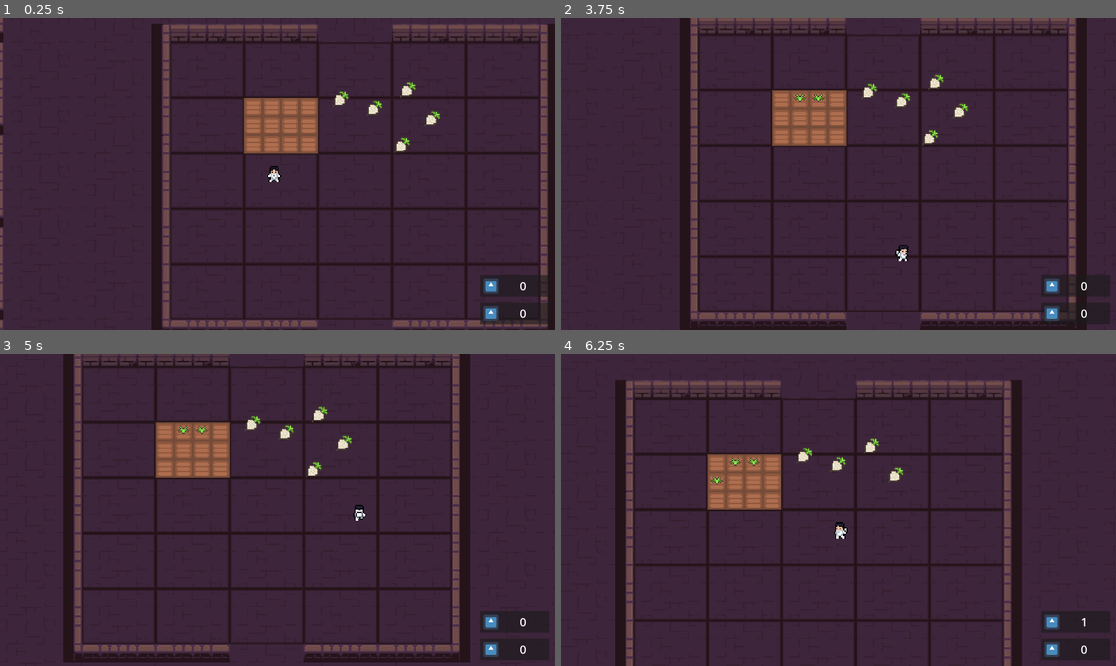
Above: before the commit, frames 1-4 (two rows, left to right).
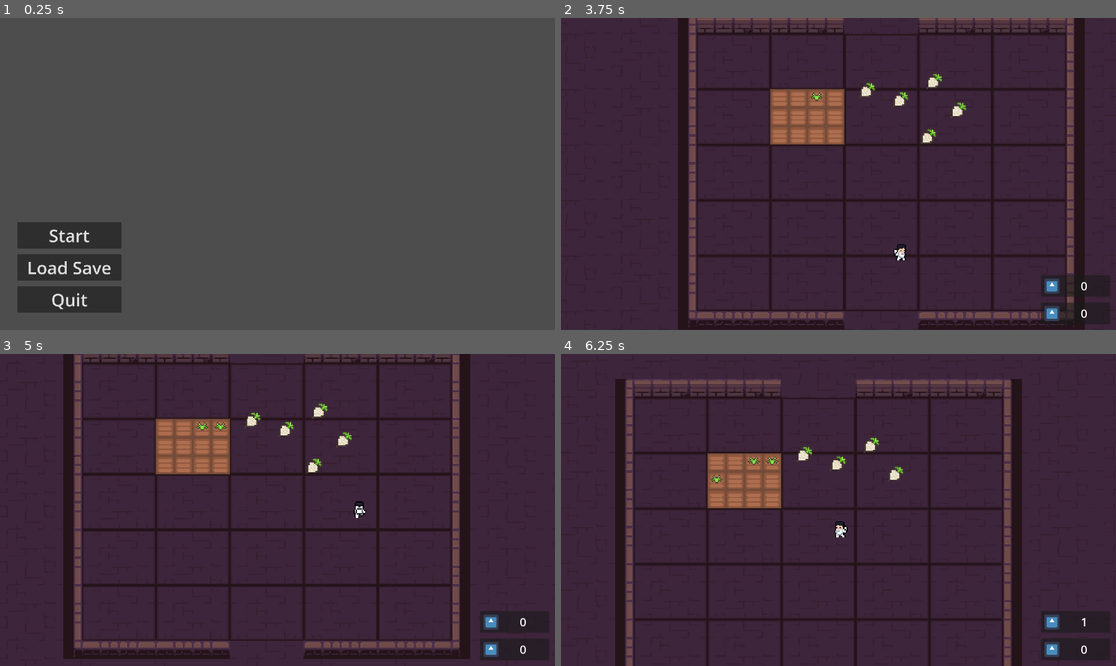
Above: after the commit, the same moments.

Repository: Saj-Hoque/MissionSpud
Game: Godot game, scene res://Menu/menu.tscn
The game is run twice, just before and just after one commit, with the same random seed, the same clock (stepped at 60 frames per second) and the same inputs. Before the commit the project starts from res://World/world.tscn. The engine's default icon, where the game draws it, is replaced by a stand-in: a white triangle on a blue panel in a dark square.
Inputs (mouse positions are in pixels of both pictures, inside the frame that each line leads up to):
- Up to frame 1 (0.25 s): no input
- Up to frame 2 (3.75 s): click (627, 267) at 0.5 s, where only the run after the commit has a clickable "Load Save"; click (627, 236) at 1.25 s, where only the run after the commit has a clickable "Start"; move the mouse to (810, 77) at 2.02 s; hold D (right) 2.03-2.78 s; click (810, 77) at 2.1 s; move the mouse to (821, 117) at 2.77 s; hold S (down) 2.78-3.53 s; click (821, 117) at 2.85 s; move the mouse to (821, 111) at 3.52 s; hold D (right) from 3.53 s (still down); click (821, 111) at 3.6 s
- Up to frame 3 (5 s): move the mouse to (249, 422) at 4.27 s; release D (right) at 4.28 s; hold W (up) from 4.28 s (still down); click (249, 422) at 4.35 s
- Up to frame 4 (6.25 s): move the mouse to (727, 450) at 5.02 s; release W (up) at 5.03 s; hold A (left) 5.03-5.75 s; click (727, 450) at 5.1 s; tap Escape (escape) at 5.65 s; click "Resume" at 5.75 s

The runs differ from the first frame. In frame 1, 94% of the frame differs, in the area x 0-100%, y 0-100%; in frame 2, 6.5%; in frame 3, 9.8%; in frame 4, 2.4%.

Commit message:
Add Menu

Diff:
--- a/Menu/PauseCanvas.gd
+++ b/Menu/PauseCanvas.gd
@@ -3,14 +3,15 @@
 
 # Called when the node enters the scene tree for the first time.
 func _ready():
-	pass # Replace with function body.
+	pass
 
 func _input(event):
-	if event.is_action_pressed("escape"):
+	if event.is_action_pressed("escape") and get_tree().current_scene.name != "menu":
 		get_tree().paused = !get_tree().paused
 		visible = not visible
-	pass
 
+		#if visible:
+			#$buttons/resume.grab_focus()
 
 func _on_resume_pressed():
 	get_tree().paused = false
@@ -21,5 +22,6 @@
 	pass # Replace with function body.
 
 func _on_exit_pressed():
-	print("Replace this with change back to title screen")
-	get_tree().quit()
+	get_tree().paused = !get_tree().paused
+	visible = not visible
+	get_tree().change_scene_to_file("res://Menu/menu.tscn")
--- /dev/null
+++ b/Menu/menu.gd
@@ -0,0 +1,14 @@
+extends Control
+
+func _ready():
+	#$buttonsMargin/buttons/start.grab_focus()
+	pass
+
+func _on_start_pressed():
+	get_tree().change_scene_to_file("res://World/world.tscn")
+
+func _on_load_pressed():
+	print("This will be replaced with loading a save")
+
+func _on_quit_pressed():
+	get_tree().quit()
--- /dev/null
+++ b/Menu/menu.tscn
@@ -0,0 +1,56 @@
+[gd_scene load_steps=4 format=3 uid="uid://hnv53wnup2n3"]
+
+[ext_resource type="Script" path="res://Menu/menu.gd" id="1_1ao13"]
+
+[sub_resource type="SystemFont" id="SystemFont_rcryl"]
+font_names = PackedStringArray("Impact")
+
+[sub_resource type="Theme" id="Theme_yad5t"]
+default_font = SubResource("SystemFont_rcryl")
+default_font_size = 60
+
+[node name="menu" type="Control"]
+layout_mode = 3
+anchors_preset = 15
+anchor_right = 1.0
+anchor_bottom = 1.0
+grow_horizontal = 2
+grow_vertical = 2
+theme = SubResource("Theme_yad5t")
+script = ExtResource("1_1ao13")
+
+[node name="buttonsMargin" type="MarginContainer" parent="."]
+layout_mode = 1
+anchors_preset = 2
+anchor_top = 1.0
+anchor_bottom = 1.0
+offset_top = -293.0
+offset_right = 301.0
+grow_vertical = 0
+theme_override_constants/margin_left = 60
+theme_override_constants/margin_top = 60
+theme_override_constants/margin_right = 60
+theme_override_constants/margin_bottom = 60
+
+[node name="buttons" type="VBoxContainer" parent="buttonsMargin"]
+layout_mode = 2
+theme_override_constants/separation = 20
+
+[node name="start" type="Button" parent="buttonsMargin/buttons"]
+custom_minimum_size = Vector2(360, 60)
+layout_mode = 2
+focus_neighbor_top = NodePath("../quit")
+text = "Start"
+
+[node name="load" type="Button" parent="buttonsMargin/buttons"]
+layout_mode = 2
+text = "Load Save"
+
+[node name="quit" type="Button" parent="buttonsMargin/buttons"]
+layout_mode = 2
+focus_neighbor_bottom = NodePath("../start")
+text = "Quit"
+
+[connection signal="pressed" from="buttonsMargin/buttons/start" to="." method="_on_start_pressed"]
+[connection signal="pressed" from="buttonsMargin/buttons/load" to="." method="_on_load_pressed"]
+[connection signal="pressed" from="buttonsMargin/buttons/quit" to="." method="_on_quit_pressed"]
--- a/Menu/pause_canvas.tscn
+++ b/Menu/pause_canvas.tscn
@@ -22,7 +22,7 @@
 grow_vertical = 2
 color = Color(0, 0, 0, 0.352941)
 
-[node name="VBoxContainer" type="VBoxContainer" parent="."]
+[node name="buttons" type="VBoxContainer" parent="."]
 offset_left = 790.0
 offset_top = 351.0
 offset_right = 1150.0
@@ -32,19 +32,21 @@
 theme = SubResource("Theme_tr7cw")
 theme_override_constants/separation = 30
 
-[node name="resume" type="Button" parent="VBoxContainer"]
+[node name="resume" type="Button" parent="buttons"]
 custom_minimum_size = Vector2(360, 0)
 layout_mode = 2
+focus_neighbor_top = NodePath("../exit")
 text = "Resume"
 
-[node name="save" type="Button" parent="VBoxContainer"]
+[node name="save" type="Button" parent="buttons"]
 layout_mode = 2
 text = "Save"
 
-[node name="exit" type="Button" parent="VBoxContainer"]
+[node name="exit" type="Button" parent="buttons"]
 layout_mode = 2
+focus_neighbor_bottom = NodePath("../resume")
 text = "Exit"
 
-[connection signal="pressed" from="VBoxContainer/resume" to="." method="_on_resume_pressed"]
-[connection signal="pressed" from="VBoxContainer/save" to="." method="_on_save_pressed"]
-[connection signal="pressed" from="VBoxContainer/exit" to="." method="_on_exit_pressed"]
+[connection signal="pressed" from="buttons/resume" to="." method="_on_resume_pressed"]
+[connection signal="pressed" from="buttons/save" to="." method="_on_save_pressed"]
+[connection signal="pressed" from="buttons/exit" to="." method="_on_exit_pressed"]
--- a/World/world.gd
+++ b/World/world.gd
@@ -6,8 +6,9 @@
 @onready var scrapAreaOrigin = scrapArea.global_position - scrapAreaDims
 var scrap_scene = preload("res://Resources/scrap.tscn")
 
-func _process(delta):
-	pass
+func _ready():
+	Global.potatoCount = 0
+	Global.scrapCount = 0
 
 func update_potato_counter(value):
 		Global.potatoCount += value
--- a/project.godot
+++ b/project.godot
@@ -11,7 +11,7 @@
 [application]
 
 config/name="Mission Spud"
-run/main_scene="res://World/world.tscn"
+run/main_scene="res://Menu/menu.tscn"
 config/features=PackedStringArray("4.2", "Mobile")
 config/icon="res://icon.svg"
 
